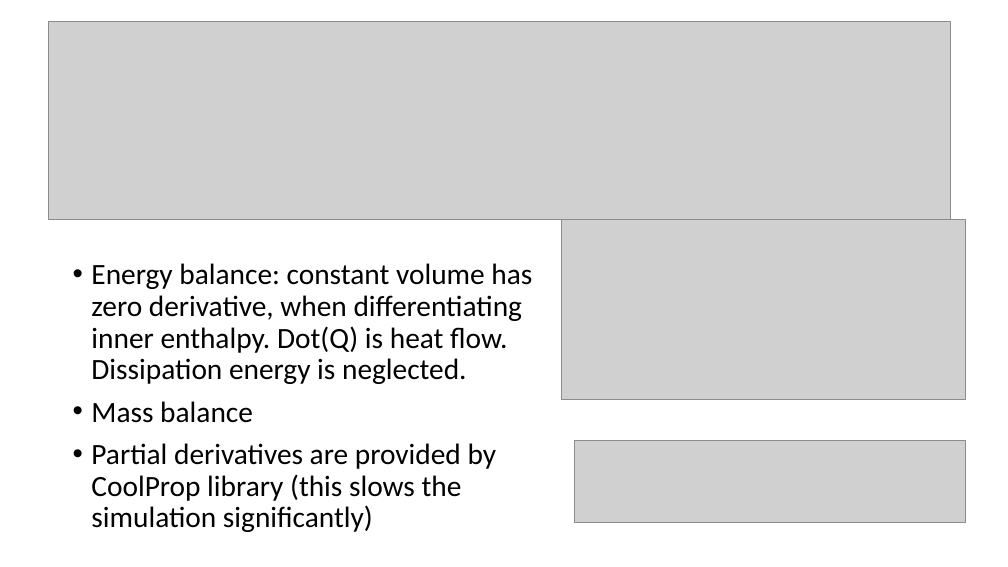
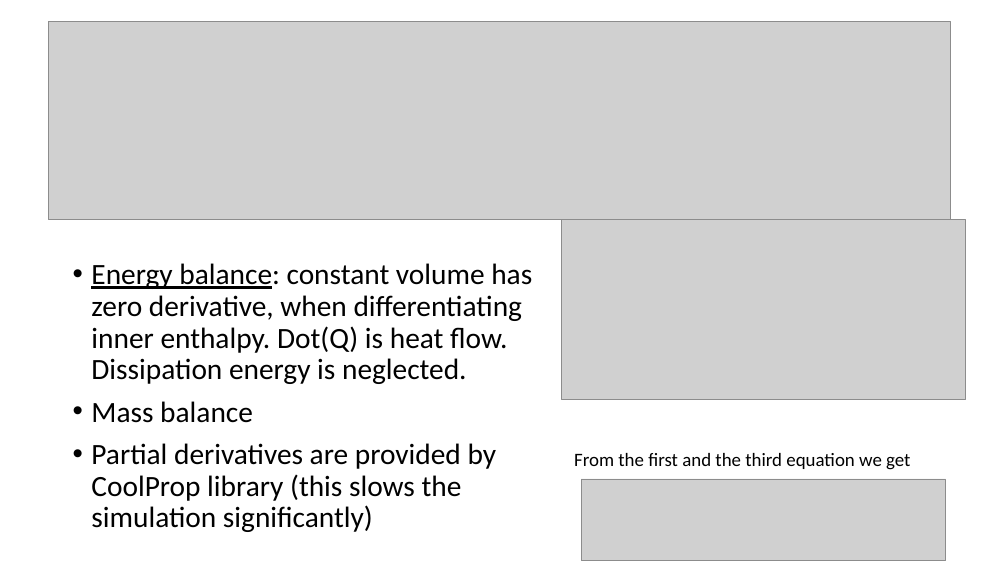
Before and after one commit to zolirulez/refrigDTU, a slide deck: slide 8 of Dynamical simulation of a 2-step refrigeration circle.pptx (slide 7 before the commit). Drawn at 1008x567 pixels with LibreOffice and Linux fonts; fonts in the diff are those of the drawing; grey boxes stand for pictures. Boxes give left, top, right and bottom in pixels: in the first picture for what was removed or moved away, otherwise in the second. Text is boxed around its words. In the diff, an @@ line names an element or a change of style, - is before the commit and + after.

```diff
--- a/Dynamical simulation of a 2-step refrigeration circle.pptx
+++ b/Dynamical simulation of a 2-step refrigeration circle.pptx
@@ text at (x1=91, y1=263, x2=532, y2=384): underline on in "Energy balance:" @@
@@ picture removed at (x1=575, y1=440, x2=966, y2=523) @@
@@ text added at (x1=574, y1=453, x2=910, y2=470), 18 pt, text #000000 @@
+From the first and the third equation we get
@@ picture added at (x1=582, y1=479, x2=946, y2=561) @@
```
Also in this commit, not shown: 12 other slides changed, 2 slides added.
